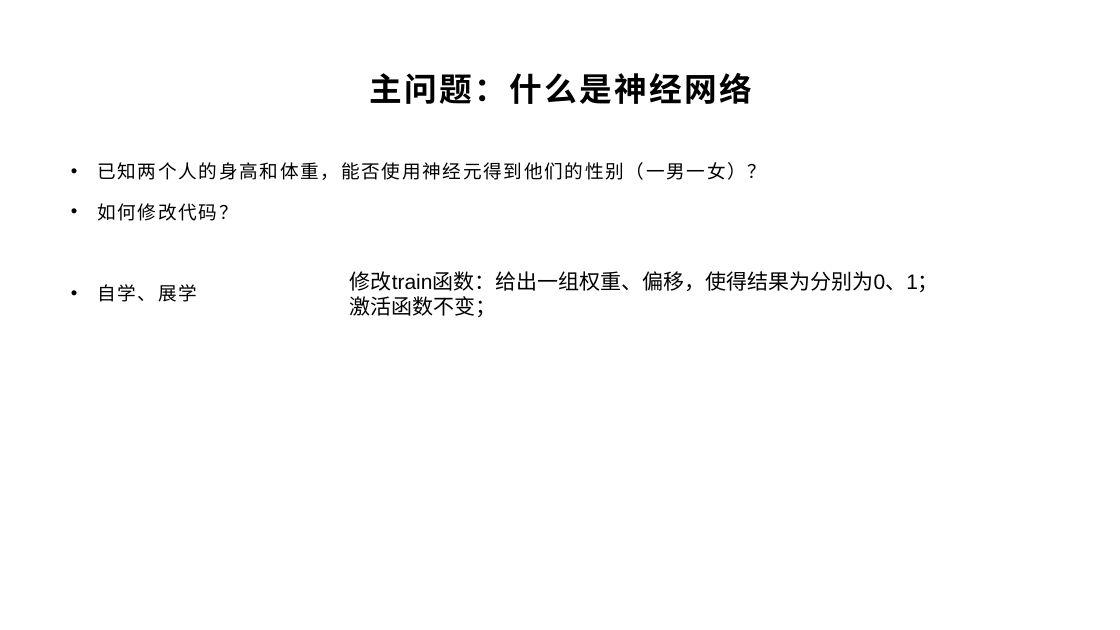
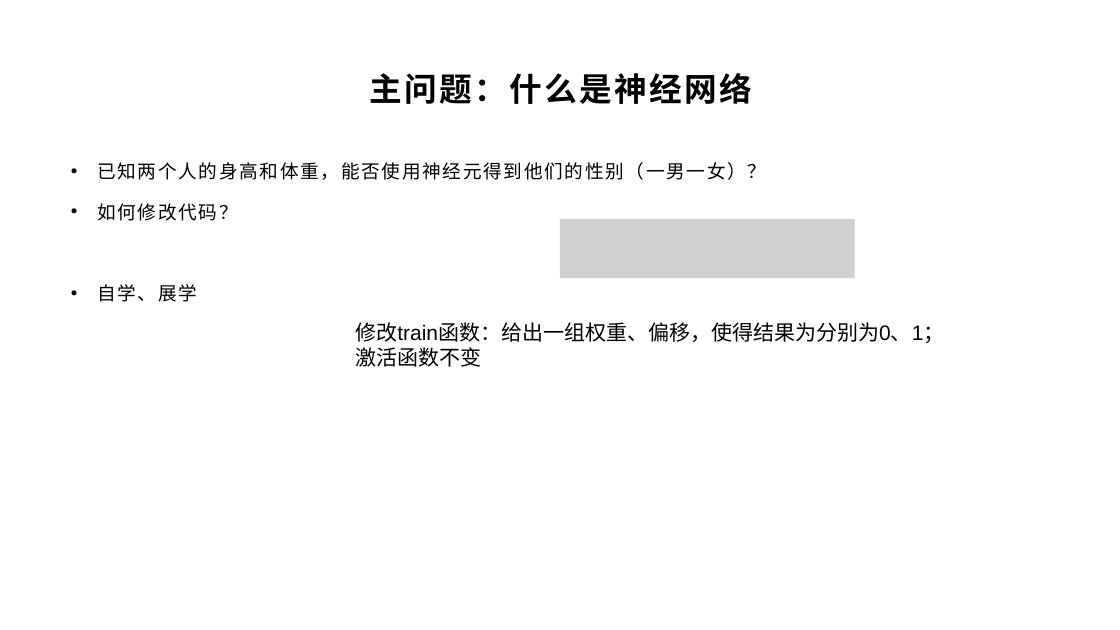
Before and after one commit to yyc-git/DeepLearningEdu, a slide deck: slide 6 of lessons/2_gender_analyze/ppt/“判断性别”Demo需求分析和初步设计（中）.pptx. Drawn at 1120x630 pixels with LibreOffice and Linux fonts; fonts in the diff are those of the drawing; grey boxes stand for pictures; background and template pictures are left out. Boxes give left, top, right and bottom in pixels: in the first picture for what was removed or moved away, otherwise in the second. Text is boxed around its words. In the diff, an @@ line names an element or a change of style, - is before the commit and + after.

```diff
--- a/lessons/2_gender_analyze/ppt/“判断性别”Demo需求分析和初步设计（中）.pptx
+++ b/lessons/2_gender_analyze/ppt/“判断性别”Demo需求分析和初步设计（中）.pptx
@@ picture added at [560, 219, 855, 279] @@
@@ text "修改train函数：给出一组权重、偏移，使得结果为分别为0、1；": place and size @@
-text "修改train函数：给出一组权重、偏移，使得结果为分别为0、1；" at [350, 271, 939, 317]
+text "修改train函数：给出一组权重、偏移，使得结果为分别为0、1；" at [355, 322, 944, 367]
@@ text at [355, 347, 481, 367]: text changed @@
-激活函数不变；
+激活函数不变
```
Also in this commit, not shown: 4 other slides changed, 10 other files.
